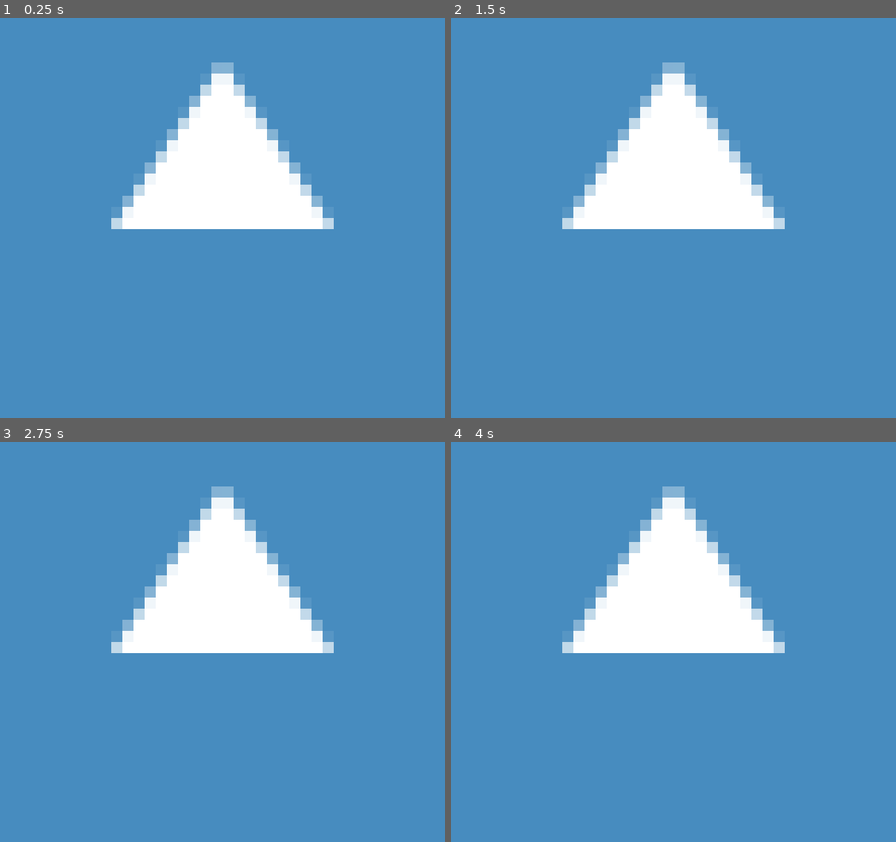
Above: before the commit, frames 1-4 (two rows, left to right).
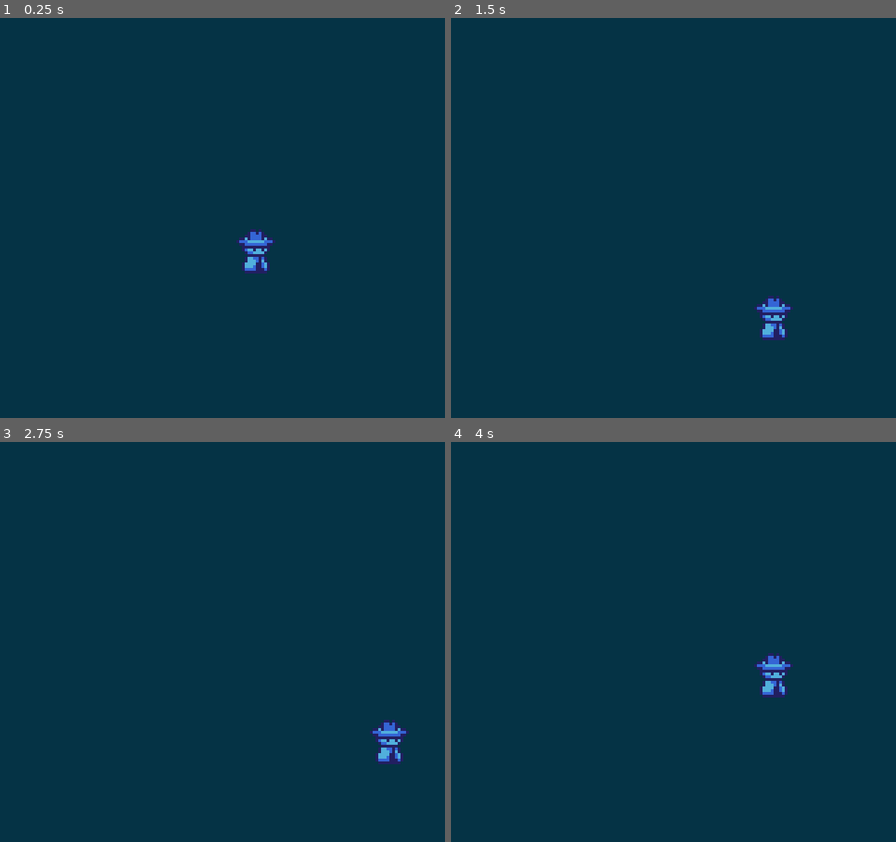
Above: after the commit, the same moments.

Repository: ThGnommy/gb-jam-13
Game: Godot game, scene res://scenes/levels/main.tscn
Two runs of this game, one before a commit and one after it. Both use one fixed random seed, a clock stepped at 60 frames per second and the inputs below. The engine's default icon, where the game draws it, is replaced by a stand-in: a white triangle on a blue panel in a dark square.
Inputs:
- Up to frame 1 (0.25 s): no input
- Up to frame 2 (1.5 s): tap Enter at 0.5 s; hold Right (right) 0.53-1.28 s; tap Space at 1.25 s; hold Down (down) from 1.28 s (still down)
- Up to frame 3 (2.75 s): tap Enter at 2 s; release Down (down) at 2.03 s; hold Right (right) from 2.03 s (still down)
- Up to frame 4 (4 s): tap Space at 2.75 s; release Right (right) at 2.78 s; hold Up (up) 2.78-3.53 s; tap Enter at 3.5 s; hold Left (left) from 3.53 s (still down)

The runs differ from the first frame. In frame 1, 100% of the frame differs, in the area x 0-100%, y 0-100%; in frame 2, 100%; in frame 3, 100%; in frame 4, 100%.
Error before the commit: Cannot call method 'set_trans' on a null value. (res://scenes/scripts/player.gd:35)

Commit message:
fix player raycast + camera project scale

Diff:
--- a/project.godot
+++ b/project.godot
@@ -28,7 +28,6 @@
 window/size/window_width_override=800
 window/size/window_height_override=720
 window/stretch/mode="viewport"
-window/stretch/scale=4.0
 
 [dotnet]
 
@@ -97,6 +96,7 @@
 
 [rendering]
 
+textures/canvas_textures/default_texture_filter=0
 renderer/rendering_method="mobile"
 environment/defaults/default_clear_color=Color(0.0196078, 0.2, 0.270588, 1)
 2d/snap/snap_2d_transforms_to_pixel=true
--- a/scenes/levels/main.tscn
+++ b/scenes/levels/main.tscn
@@ -5,6 +5,5 @@
 [node name="Main" type="Node2D"]
 
 [node name="Player" parent="." instance=ExtResource("1_72ix8")]
-position = Vector2(96, 72)
 
-[node name="Camera2D" type="Camera2D" parent="Player"]
+[node name="Camera2D" type="Camera2D" parent="."]
--- a/scenes/objects/player.tscn
+++ b/scenes/objects/player.tscn
@@ -1,18 +1,20 @@
 [gd_scene load_steps=4 format=3 uid="uid://b8ebdasa41hb3"]
 
 [ext_resource type="Script" uid="uid://w6mcrux13v7k" path="res://scenes/scripts/player.gd" id="1_2147m"]
-[ext_resource type="Texture2D" uid="uid://bwei0fmxf3tud" path="res://icon.svg" id="1_a8lix"]
+[ext_resource type="Texture2D" uid="uid://cwnorjh1oblav" path="res://assets/sprites/Player/Player-Sheet.png" id="2_2147m"]
 
 [sub_resource type="RectangleShape2D" id="RectangleShape2D_2147m"]
-size = Vector2(64, 64)
+size = Vector2(24, 24)
 
 [node name="Player" type="Area2D"]
 script = ExtResource("1_2147m")
+animation_speed = 5
 metadata/_edit_group_ = true
 
 [node name="Sprite2D" type="Sprite2D" parent="."]
-scale = Vector2(0.5, 0.5)
-texture = ExtResource("1_a8lix")
+texture = ExtResource("2_2147m")
+region_enabled = true
+region_rect = Rect2(0, 4, 16, 16)
 metadata/_edit_group_ = true
 
 [node name="CollisionShape2D" type="CollisionShape2D" parent="."]
@@ -20,5 +22,5 @@
 metadata/_edit_group_ = true
 
 [node name="RayCast2D" type="RayCast2D" parent="."]
-target_position = Vector2(0, 32)
+target_position = Vector2(0, 12)
 metadata/_edit_group_ = true
--- a/scenes/scripts/player.gd
+++ b/scenes/scripts/player.gd
@@ -3,10 +3,10 @@
 @export var animation_speed = 1
 @onready var raycast = $RayCast2D
 
-const TILE_SIZE = 32
+const TILE_SIZE = 24
 var moving: bool = false
 
-var inputs = {
+var inputs: Dictionary = {
 	"right": Vector2.RIGHT,
 	"left": Vector2.LEFT,
 	"up": Vector2.UP,
@@ -26,13 +26,12 @@
 			move(dir)
 
 func move(dir) -> void:
-	raycast.target_position = inputs[dir] * TILE_SIZE
+	raycast.target_position = inputs[dir] * TILE_SIZE / 2
 	raycast.force_raycast_update()
 	if !raycast.is_colliding():
-		position += inputs[dir] * TILE_SIZE
 		var tween = create_tween()
 		var direction = position + inputs[dir] * TILE_SIZE
-		tween.tween_property(self, "positionm", direction, 1.0 / animation_speed).set_trans(Tween.TRANS_SINE)
+		tween.tween_property(self, "position", direction, 1.0 / animation_speed).set_trans(Tween.TRANS_SINE)
 		moving = true
 		print_debug("move")
 		await tween.finished
Not shown, added: assets/sprites/Enemies/Cowboy-Sheet.png.import
Not shown, added: assets/sprites/Enemies/Slime-Sheet.png.import
Not shown, added: assets/sprites/.DS_Store
